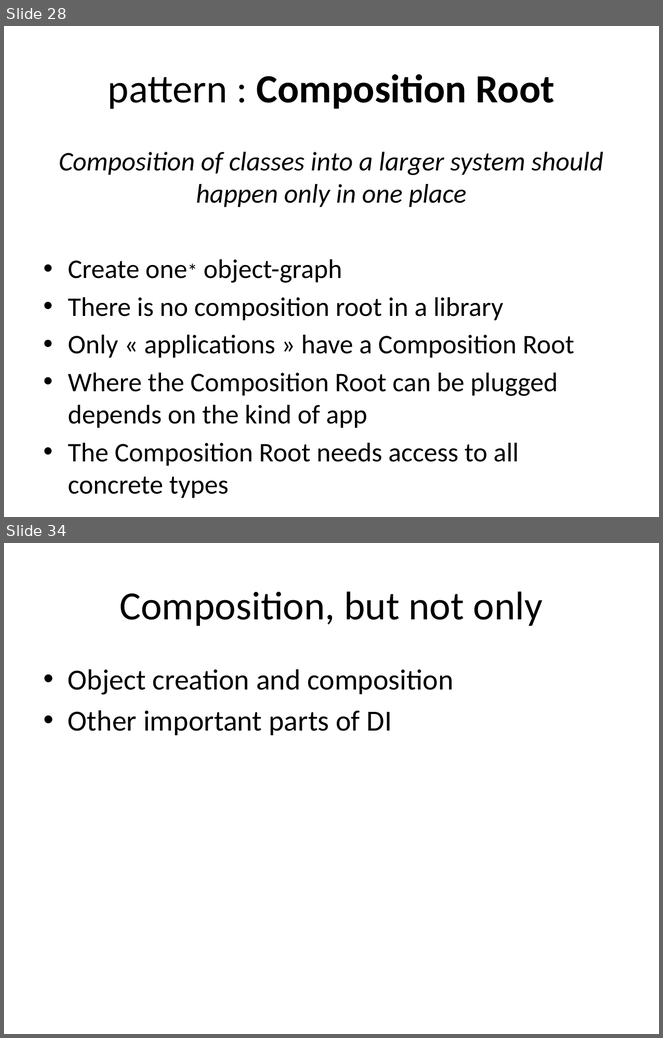
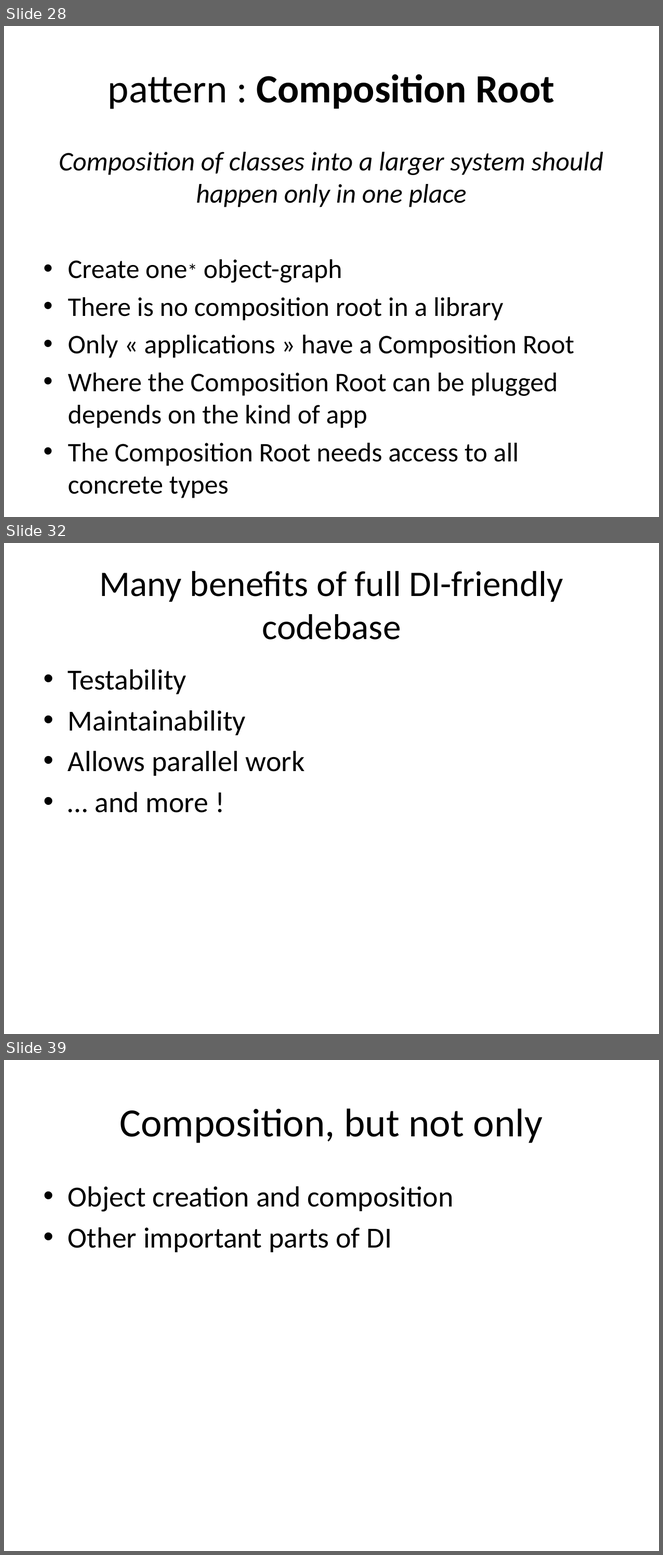
Before and after one commit to tsimbalar/DependencyInjectionTheRightWay, a slide deck: Dependency Injection - the right way.pptx. Shown one above the other, each under a label of ours: slides 28 and 34 before the commit, slides 28, 32 and 39 after it; the slides between them are not shown. The pictures are 663x1038 and 663x1555 pixels, drawn with LibreOffice and Linux fonts; fonts in the diff are those of the drawing. Boxes give left, top, right and bottom in pixels: in the first picture for what was removed or moved away, otherwise in the second. Text is boxed around its words. In the diff, an @@ line names an element or a change of style, - is before the commit and + after.

```diff
--- a/Dependency Injection - the right way.pptx
+++ b/Dependency Injection - the right way.pptx
@@ slide 32 added at box(4, 543, 659, 1034), background #FFFFFF @@
@@ title added at box(99, 571, 564, 640), 39.6 pt, text #000000 @@
+Many benefits of full DI-friendly codebase
@@ text added at box(68, 669, 305, 813), 32 pt, text #000000 @@
+• Testability
+• Maintainability
+• Allows parallel work
+• … and more !
@@ what was slide 34 is now slide 39 @@
```
Also in this commit, not shown: 4 slides changed, 7 other slides added, 1 slide removed.
